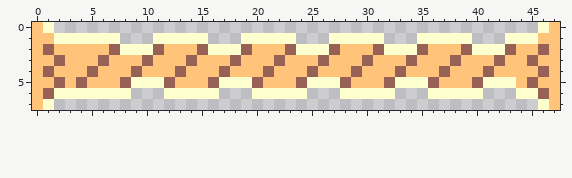
File history of a pixel-art sprite, assets/imgs/rope_room.png. This is how it looked before the edit.
The file is 48x8 pixels.
After:
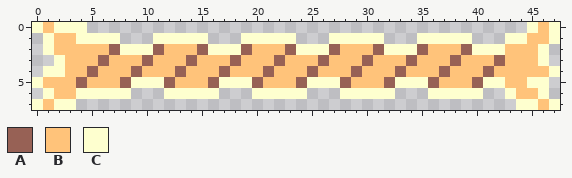
Palette (. is transparent): A #976155  B #ffc37a  C #feffcf
What changed:
y 0: x 0..4 BC... -> CBCCC; x 45..47 .CB -> CBC
y 1: x 0..3 BBCC -> .CBB; x 45 C -> B; x 47 B -> C
y 2: x 0..1 BA -> .C; x 43 A -> B; x 46..47 AB -> C.
y 3: x 0..2 BBA -> ..C; x 45..47 ABB -> BC.
y 4: x 0..2 BAB -> .CC; x 46..47 AB -> BC
y 5: x 0 B -> C; x 2 A -> B; x 43 C -> B; x 45..47 ABB -> CC.
y 6: x 0..3 BACC -> .CBB; x 43..47 .CCAB -> CBBC.
y 7: x 0..3 BC.. -> CBCC; x 44..47 ..CB -> CCBC
Changed places in both pictures, as pixel boxes (x1, y1, x2, y2):
changed: (32, 22, 87, 110)
changed: (505, 22, 560, 110)
